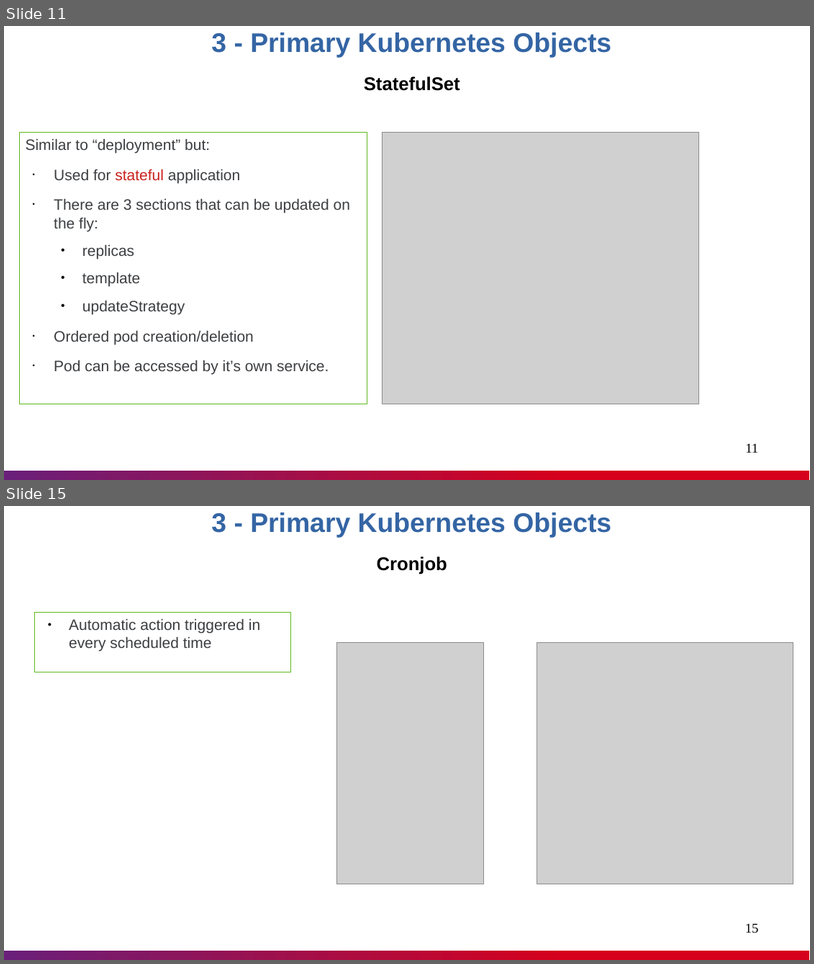
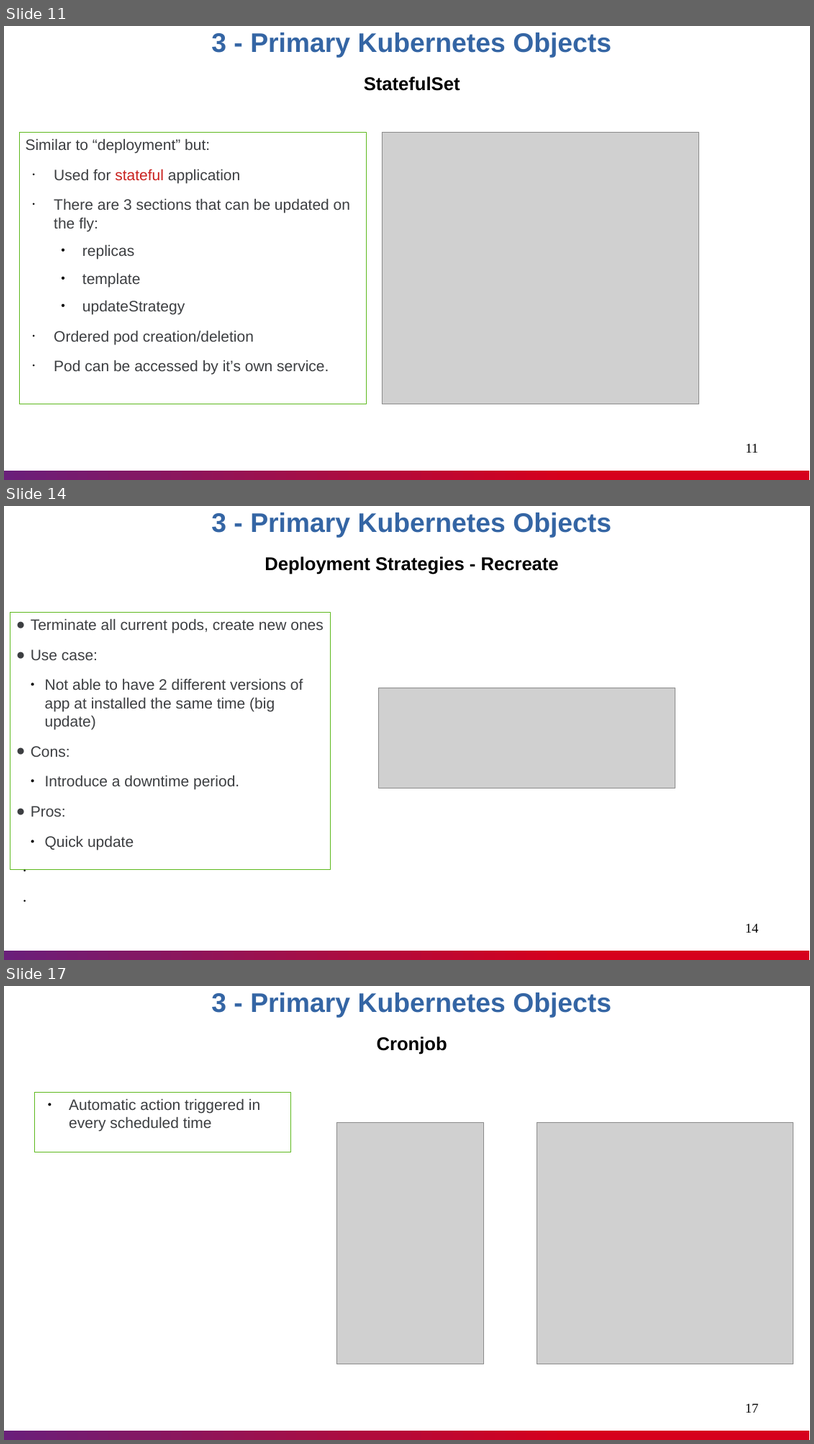
Before and after one commit to nashtech-garage/kubernetes, a slide deck: documents/K8s_Knowledge_Sharing.pptx. Shown one above the other, each under a label of ours: slides 11 and 15 before the commit, slides 11, 14 and 17 after it; the slides between them are not shown. The pictures are 814x964 and 814x1444 pixels, drawn with LibreOffice and Linux fonts; fonts in the diff are those of the drawing; grey boxes stand for pictures. Boxes give left, top, right and bottom in pixels: in the first picture for what was removed or moved away, otherwise in the second. Text is boxed around its words. In the diff, an @@ line names an element or a change of style, - is before the commit and + after.

```diff
--- a/documents/K8s_Knowledge_Sharing.pptx
+++ b/documents/K8s_Knowledge_Sharing.pptx
@@ slide 14 added at (4, 506, 810, 960), background #FFFFFF; not listed: 1 template element that a slide beside it also shows @@
@@ text added at (211, 512, 612, 574), 22 pt, text #000000, bold @@
+3 - Primary Kubernetes Objects
+Deployment Strategies - Recreate
@@ rectangle added at (10, 612, 331, 869), outline #5EB91E 0.51 pt, 18 pt, text #3C3E41 @@
+● Terminate all current pods, create new ones
+● Use case:
+  ● Not able to have 2 different versions of app at installed the same time (big update)
+● Cons:
+  ● Introduce a downtime period.
+● Pros:
+  ● Quick update
@@ picture added at (379, 687, 676, 788) @@
@@ page number added at (746, 923, 759, 932), 16 pt, text #000000 @@
+14
@@ what was slide 15 is now slide 17 @@
@@ page number at (746, 1403, 759, 1412): text changed @@
-15
+17
```
Also in this commit, not shown: 2 slides changed, 2 other slides added, 1 slide removed.
